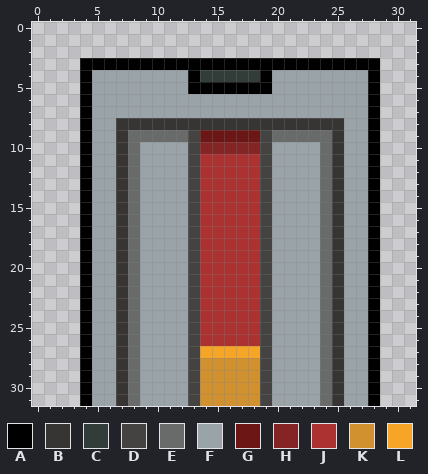
Edited in one commit: pixel-art sprite (sprites/elevator/elevator3.png). The first picture shows the starting point.
The file is 32x32 pixels. Colours within 5 levels of each other are drawn and written as one.
Palette (. is transparent): A #000000  B #373533  C #323c39  D #444341  E #696a6a  F #9aa3a8  G #6d1616  H #842424  J #ac3232  K #d1912e  L #f6a527
The result:
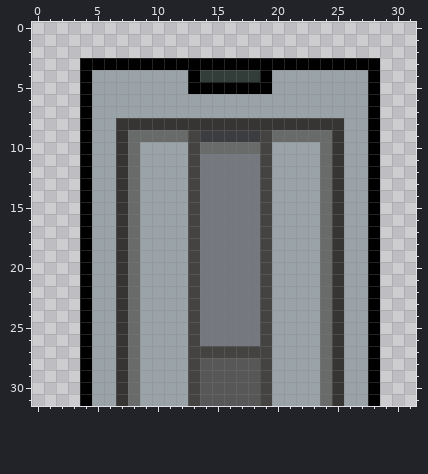
Log entry: design elevator's inside!!
Changes in this commit:
{"colour":"G","old":"#6d1616","new":"#3c3d40"}
{"colour":"J","old":"#ac3232","new":"#767880"}
{"colour":"K","old":"#d1912e","new":"#575757"}
{"y":10,"x":14,"old":"HHHHH","new":"EEEEE"}
{"y":27,"x":14,"old":"LLLLL","new":"DDDDD"}
